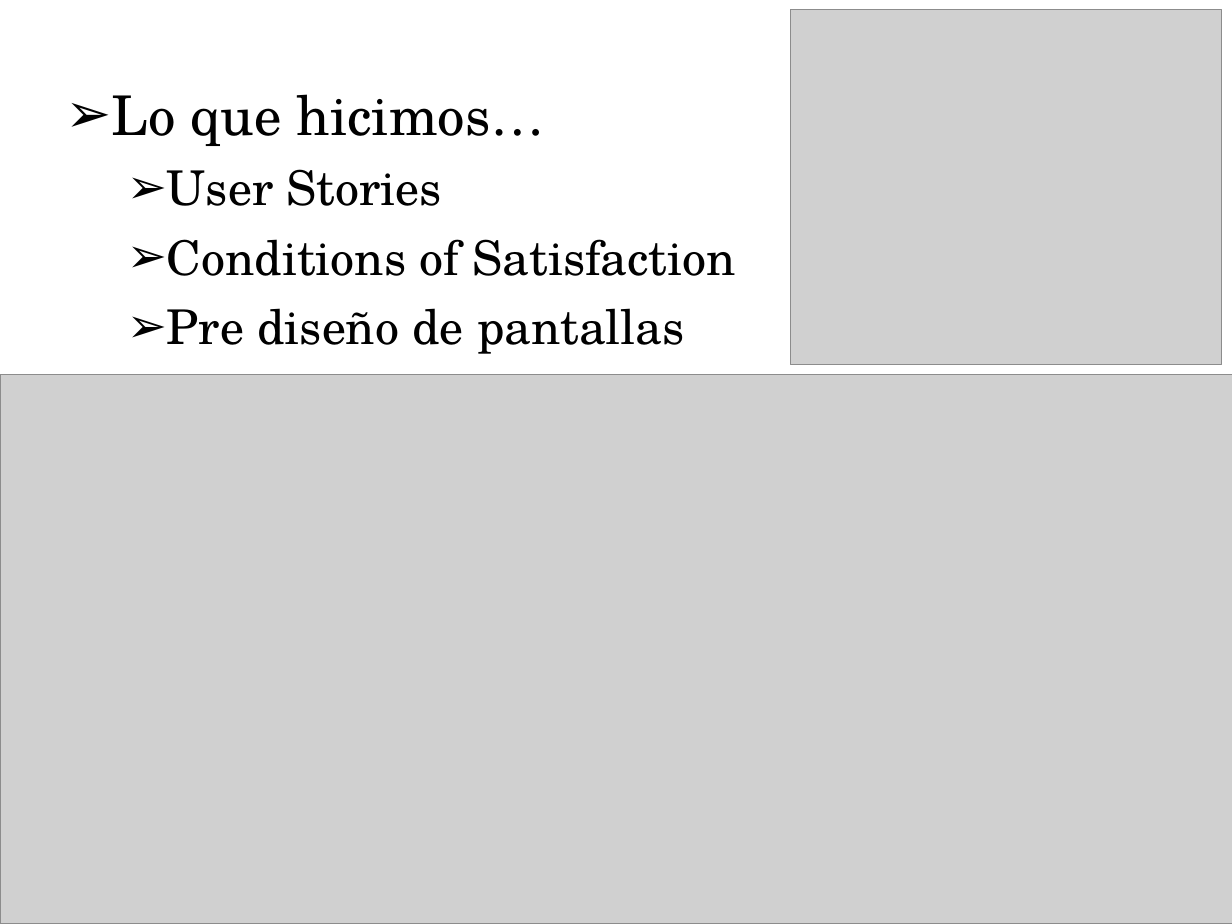
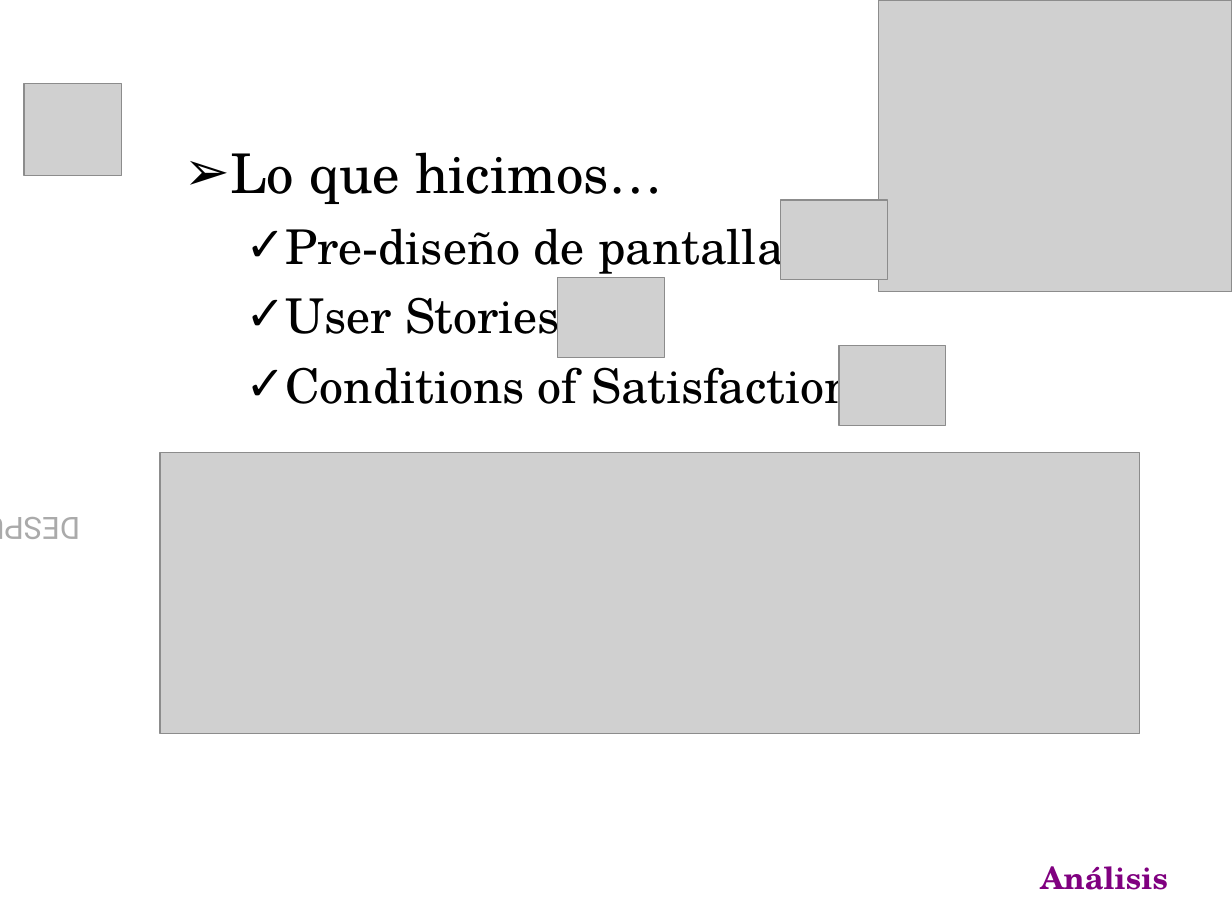
Before and after one commit to emmanuelfls371/softmart7547, a slide deck: slide 7 of docs/CarpetaEntrega/PresFinal.ppt. Drawn at 1232x924 pixels with LibreOffice and Linux fonts; fonts in the diff are those of the drawing; grey boxes stand for pictures; background and template pictures are left out. Boxes give left, top, right and bottom in pixels: in the first picture for what was removed or moved away, otherwise in the second. Text is boxed around its words. In the diff, an @@ line names an element or a change of style, - is before the commit and + after.

```diff
--- a/docs/CarpetaEntrega/PresFinal.ppt
+++ b/docs/CarpetaEntrega/PresFinal.ppt
@@ picture resized from (x1=791, y1=10, x2=1222, y2=365) to (x1=878, y1=0, x2=1232, y2=291) @@
@@ picture added at (x1=25, y1=84, x2=122, y2=176) @@
@@ text "Lo que hicimos…" moved from (x1=112, y1=94, x2=736, y2=354) to (x1=230, y1=152, x2=854, y2=417) @@
@@ text added at (x1=43, y1=190, x2=91, y2=869), 18 pt, text gradient #AAAAAA to #7002CA @@
+DESPUÉS
@@ picture added at (x1=781, y1=200, x2=888, y2=280) @@
@@ text at (x1=285, y1=217, x2=806, y2=278): paragraph added @@
+  ✓ Pre-diseño de pantallas
@@ text at (x1=285, y1=286, x2=854, y2=417): bullet ➢ to ✓ @@
@@ picture added at (x1=558, y1=277, x2=665, y2=357) @@
@@ text at (x1=167, y1=308, x2=685, y2=354): paragraph removed @@
-  ➢ Pre diseño de pantallas
@@ picture added at (x1=839, y1=346, x2=946, y2=426) @@
@@ picture resized from (x1=0, y1=375, x2=1232, y2=924) to (x1=160, y1=452, x2=1140, y2=733) @@
@@ text added at (x1=1040, y1=866, x2=1168, y2=890), 18 pt, text #800080, bold @@
+Análisis
```
Also in this commit, not shown: 17 other slides changed, 6 slides added, 10 slides removed.
